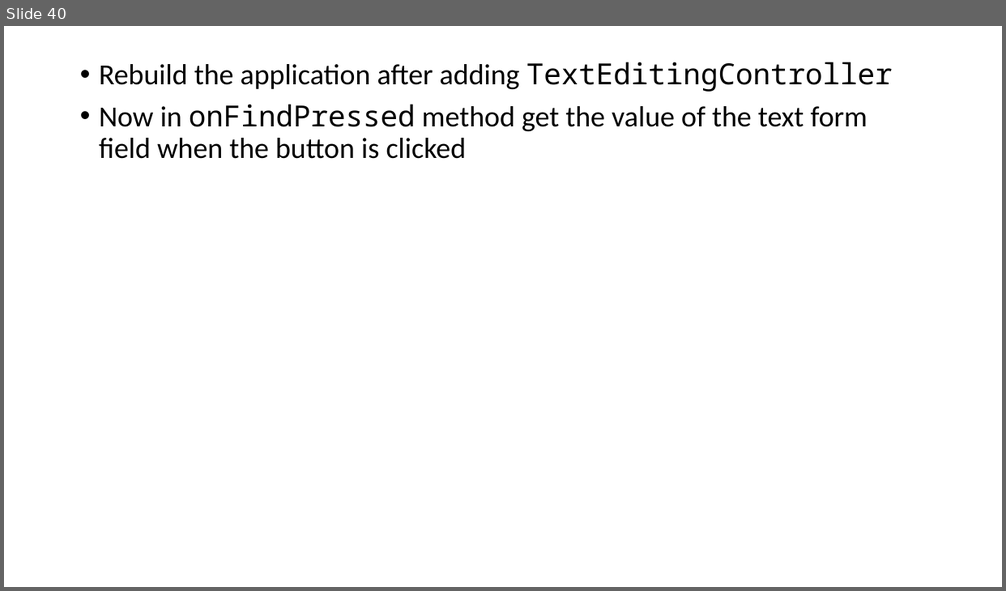
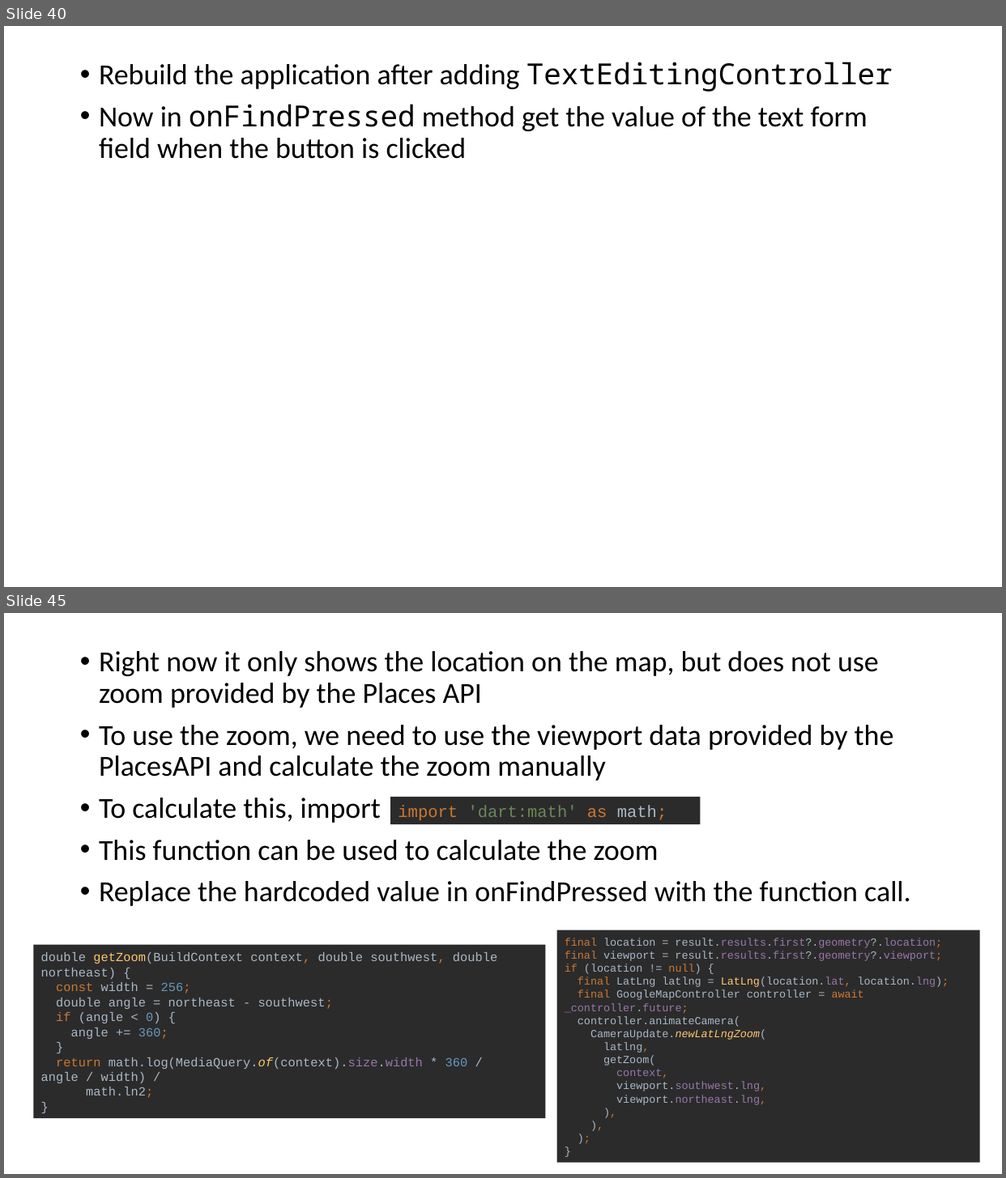
Before and after one commit to saileshbro/google_map_slide, a slide deck: slide/slide.pptx. Shown one above the other, each under a label of ours: slide 40 before the commit, slides 40 and 45 after it; the slides between them are not shown. The pictures are 1006x591 and 1006x1178 pixels, drawn with LibreOffice and Linux fonts; fonts in the diff are those of the drawing. Boxes give left, top, right and bottom in pixels: in the first picture for what was removed or moved away, otherwise in the second. Text is boxed around its words. In the diff, an @@ line names an element or a change of style, - is before the commit and + after.

Commit message:
feat: add google places api for place search

```diff
--- a/slide/slide.pptx
+++ b/slide/slide.pptx
@@ slide 45 added at bbox=[4, 613, 1002, 1174], background #FFFFFF @@
@@ text added at bbox=[99, 651, 911, 906], 28 pt, text #000000 @@
+• Right now it only shows the location on the map, but does not use zoom provided by the Places API
+• To use the zoom, we need to use the viewport data provided by the PlacesAPI and calculate the zoom manually
+• To calculate this, import
+• This function can be used to calculate the zoom
+• Replace the hardcoded value in onFindPressed with the function call.
@@ rectangle added at bbox=[391, 797, 701, 825], fill #2B2B2B, 16 pt, text #6A8759 @@
+import 'dart:math' as math;
@@ rectangle added at bbox=[33, 944, 545, 1118], fill #2B2B2B, 12 pt, text #A9B7C6 @@
+double getZoom(BuildContext context, double southwest, double northeast) {
+const width = 256;
+double angle = northeast - southwest;
+if (angle < 0) {
+angle += 360;
+}
+return math.log(MediaQuery.of(context).size.width * 360 / angle / width) /
+math.ln2;
+}
@@ rectangle added at bbox=[557, 931, 980, 1163], fill #2B2B2B, 10.5 pt, text #A9B7C6 @@
+final location = result.results.first?.geometry?.location;
+final viewport = result.results.first?.geometry?.viewport;
+if (location != null) {
+final LatLng latlng = LatLng(location.lat, location.lng);
+final GoogleMapController controller = await _controller.future;
+controller.animateCamera(
+CameraUpdate.newLatLngZoom(
+latlng,
+getZoom(
+context,
+viewport.southwest.lng,
+viewport.northeast.lng,
+),
+),
+);
+}
```
Also in this commit, not shown: 8 slides changed, 7 other slides added, 3 other files.
